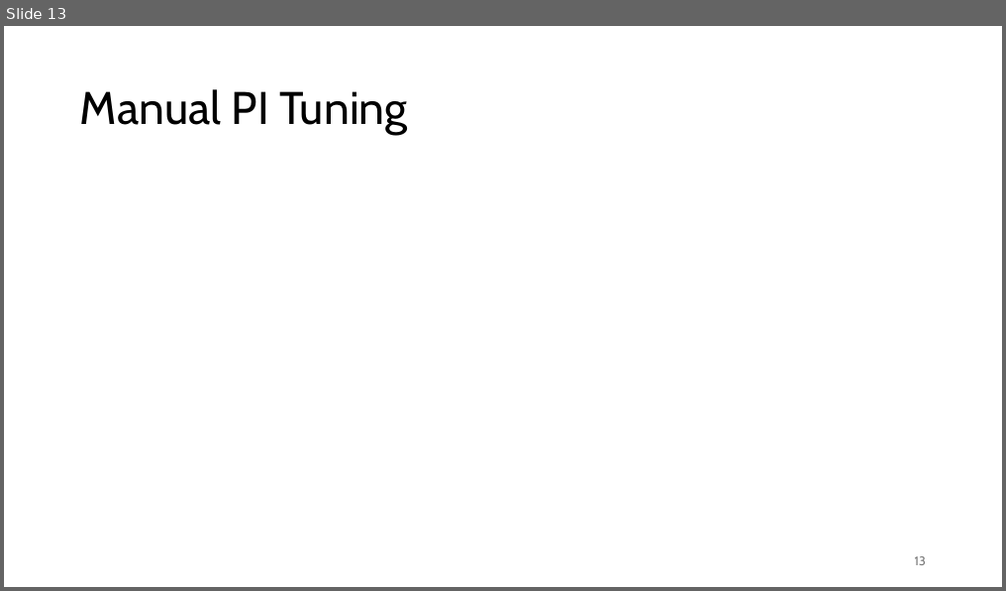
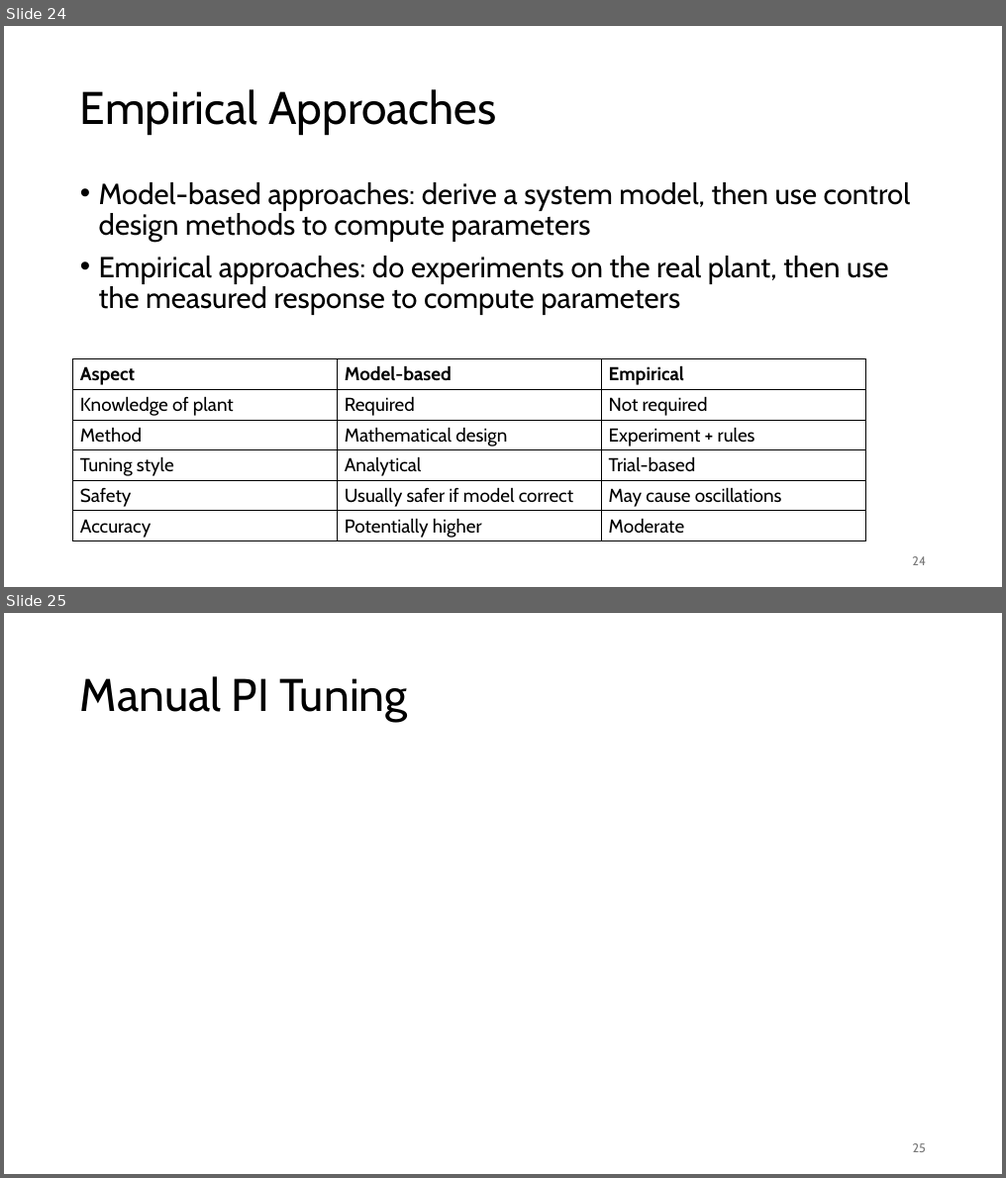
Before and after one commit to FelixWick/control_engineering, a slide deck: slides/5_controller_design.pptx. Shown one above the other, each under a label of ours: slide 13 before the commit, slides 24 and 25 after it. The pictures are 1006x591 and 1006x1178 pixels, drawn with LibreOffice and Linux fonts; fonts in the diff are those of the drawing; grey boxes stand for pictures. Boxes give left, top, right and bottom in pixels: in the first picture for what was removed or moved away, otherwise in the second. Text is boxed around its words. In the diff, an @@ line names an element or a change of style, - is before the commit and + after.

Commit message:
controller design continued

```diff
--- a/slides/5_controller_design.pptx
+++ b/slides/5_controller_design.pptx
@@ slide 24 added at (x1=4, y1=26, x2=1002, y2=587), background #FFFFFF @@
@@ title added at (x1=80, y1=89, x2=497, y2=135), 44 pt, text #000000 @@
+Empirical Approaches
@@ text added at (x1=99, y1=182, x2=910, y2=315), 28 pt, text #000000 @@
+• Model-based approaches: derive a system model, then use control design methods to compute parameters
+• Empirical approaches: do experiments on the real plant, then use the measured response to compute parameters
@@ table added at (x1=73, y1=360, x2=865, y2=542), 6 rows, 3 columns @@
+Aspect | Model-based | Empirical
+Knowledge of plant | Required | Not required
+Method | Mathematical design | Experiment + rules
+Tuning style | Analytical | Trial-based
+Safety | Usually safer if model correct | May cause oscillations
+Accuracy | Potentially higher | Moderate
@@ page number added at (x1=912, y1=557, x2=926, y2=566), 12 pt, text #797979 @@
+24
@@ what was slide 13 is now slide 25 @@
@@ page number at (x1=913, y1=1144, x2=926, y2=1153): text changed @@
-13
+25
```
Also in this commit, not shown: 13 slides changed, 8 other slides added, 4 other files.
